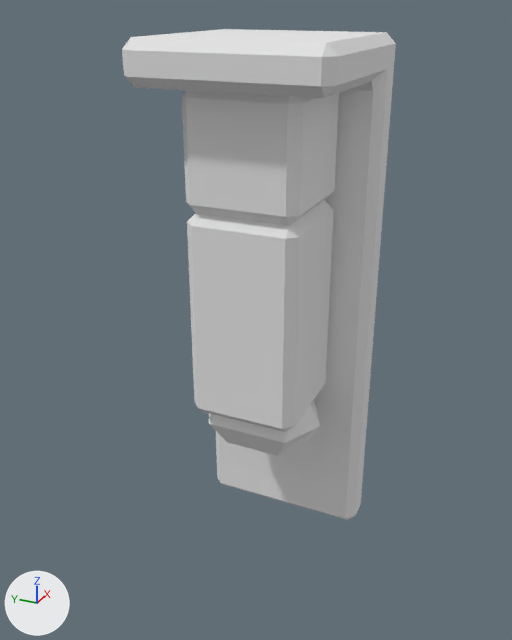
A saved change to the Blender file proyecto/Assets/Models/robot.blend.
Rendered twice from a camera (50 mm lens) standing at (-6.48, -2.79, 3.0) and looking at (-0.01, 0.12, -0.24). The axes (+X, +Y, +Z) are drawn at lower left. The lights are the same throughout.

Names of what the first picture shows: 'arm', 'jointArm-Forearm', 'protector'.
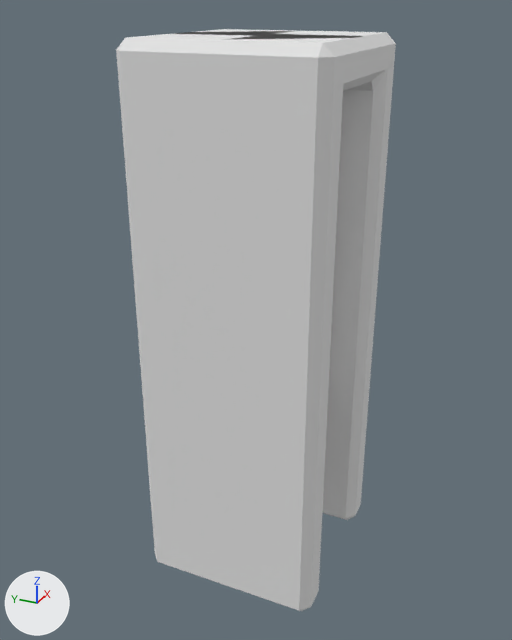
Boxes (x1, y1, x2, y2) around the edits, measured in the pictures (512 x 640 px):
'protectorR.001', added
    after: (116, 29, 392, 611)
'arm', unchanged, covered by the edit
    before: (182, 90, 339, 432)
'jointArm-Forearm', unchanged, covered by the edit
    before: (209, 401, 320, 456)

The edits, one by one:
Mesh me_cube_001 is new.
It has 56 vertices, 58 faces and spans x -1.04..0.97, y -0.96..1.04, z -3.22..2.67.
It uses material mat_material (white #e7e7e7).
Object 'protectorR.001' (ob_protectorr_001) is new; it shows me_cube_001.
Its location is (0.0, 0.0, 0.0).
